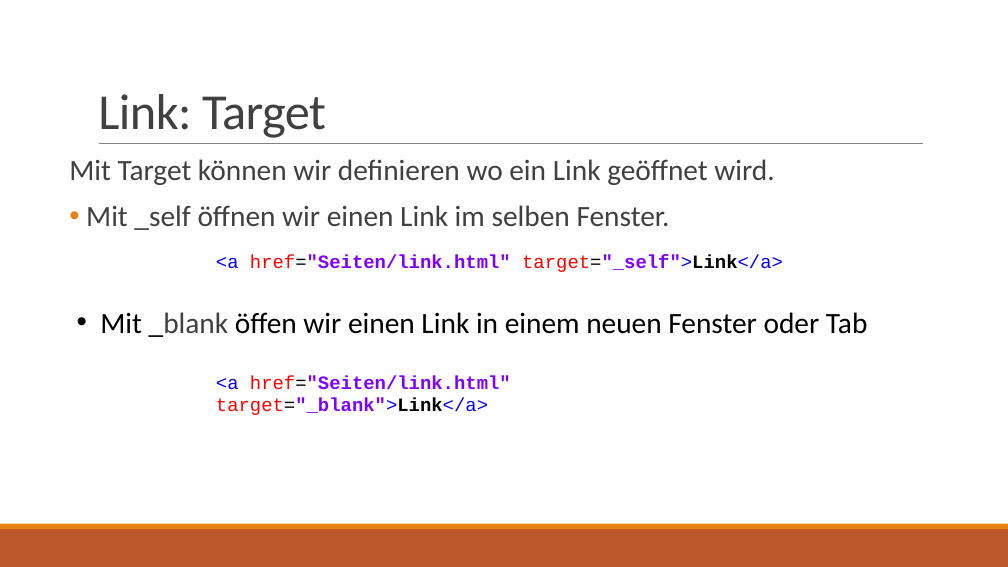
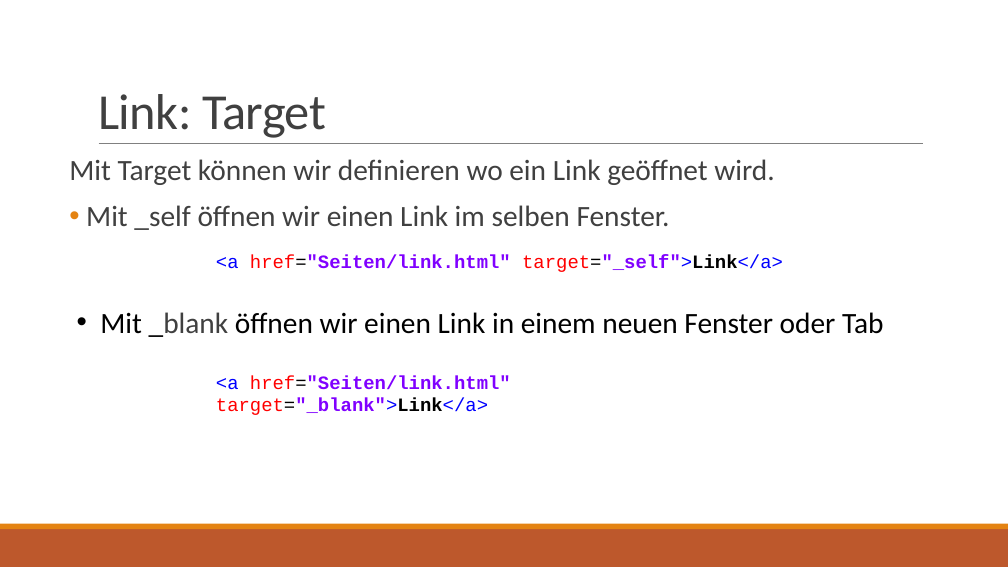
Before and after one commit to JOPA-WIT/web_seminar, a slide deck: slide 34 of Präsentationen/HTML.pptx (slide 33 before the commit). Drawn at 1008x567 pixels with LibreOffice and Linux fonts; fonts in the diff are those of the drawing. Boxes give left, top, right and bottom in pixels: in the first picture for what was removed or moved away, otherwise in the second. Text is boxed around its words. In the diff, an @@ line names an element or a change of style, - is before the commit and + after.

```diff
--- a/Präsentationen/HTML.pptx
+++ b/Präsentationen/HTML.pptx
@@ text at [100,312,884,337]: text changed @@
-• Mit _blank öffen wir einen Link in einem neuen Fenster oder Tab
+• Mit _blank öffnen wir einen Link in einem neuen Fenster oder Tab
```
Also in this commit, not shown: 1 slide added, 47 other files.
